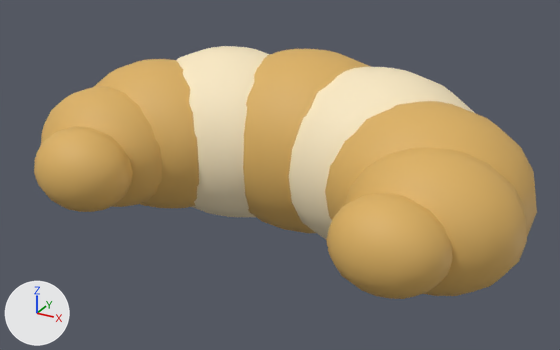
Before and after pictures for a commit that changed the glTF model game/assets/resources/models/croissant.glb.
Before and after are seen from a camera (50 mm lens) standing at (0.681, -1.25, 0.591) and looking at (0.001, -0.013, -0.027). Lighting does not change. The marker at lower left points along +X, +Y and +Z. The picture after the commit comes second. Vertices at exactly the same position are counted once.

Names of what the first picture shows: 'croissant'.
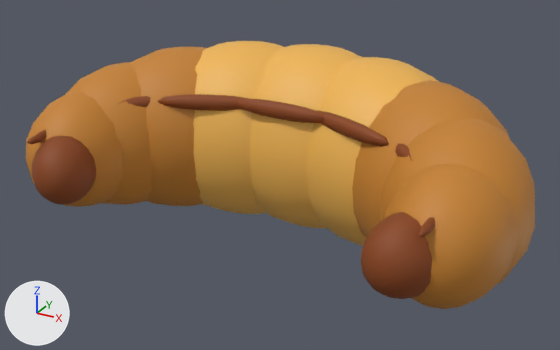
Changed parts and their boxes (x1, y1, x2, y2) in the pictures (560 x 350 px; the box of a moved part takes in the faces that stretch with it):
'croissant', recoloured, reshaped: before (34, 46, 537, 299); after (25, 41, 535, 309)
part 1 of me_sphere, added (brown): after (236, 99, 324, 123)
part 2 of me_sphere, moved or reshaped: before (41, 86, 162, 207); after (25, 92, 122, 207)
part 3 of me_sphere, moved or reshaped: before (325, 101, 537, 236); after (352, 80, 509, 238)
part 4 of me_sphere, moved or reshaped: before (345, 148, 527, 296); after (379, 118, 535, 285)
part 5 of me_sphere, moved or reshaped: before (177, 46, 269, 217); after (193, 41, 284, 214)
part 6 of me_sphere, added (orange): after (250, 44, 361, 228)
part 7 of me_sphere, moved or reshaped: before (289, 67, 475, 239); after (306, 57, 439, 246)
part 8 of me_sphere, rebuilt (35% narrower, 19% shorter): before (34, 127, 133, 212); after (32, 136, 96, 205)
part 9 of me_sphere, rebuilt: before (94, 59, 199, 208); after (130, 46, 207, 207)
part 10 of me_sphere, rebuilt: before (326, 193, 453, 299); after (361, 212, 432, 299)
part 11 of me_sphere, reshaped: before (243, 49, 371, 233); after (26, 62, 517, 309)

The edits, one by one:
Material 'croissant_gold' (mat_croissant_gold) changes colour from orange #ddb161 to orange #c5812c; in linear values from (0.72, 0.44, 0.12) to (0.56, 0.22, 0.025).
Material 'croissant_highlight' (mat_croissant_highlight) changes colour from beige #faeac4 to orange #efb552; in linear values from (0.96, 0.82, 0.55) to (0.86, 0.46, 0.085).
Material 'croissant_toast' (mat_croissant_toast) is new.
Its base color is (0.25, 0.055, 0.006) (brown #894212).
Its roughness is 0.66.
me_sphere is used by ob_croissant; location (0.0, 0.0, 0.0).
me_sphere had 1314 vertices, 2592 faces and spanned x -0.5..0.5, y -0.308..0.308, z -0.192..0.192.
me_sphere now has 2074 vertices, 4068 faces and spans x -0.5..0.5, y -0.316..0.316, z -0.197..0.197.
me_sphere part 1: a new loose piece, a UV sphere (10 segments, 6 rings, poles along z) spanning x -0.107..0.107, y -0.025..0.002, z 0.09..0.123, in mat_croissant_toast (brown #894212).
me_sphere part 2: the loose piece of 146 vertices spanning x -0.5..-0.19, y -0.233..0.015, z -0.124..0.124 is multiplied about its middle by the matrix ((0.68, -0.04, 0.0), (0.024, 1.14, 0.0), (0.0, 0.0, 0.967)), then moved by (-0.039, -0.026, 0.0).
me_sphere part 3: the loose piece of 146 vertices spanning x 0.092..0.491, y -0.155..0.164, z -0.16..0.16 is multiplied about its middle by the matrix ((-0.913, -0.147, 0.0), (0.149, 1.147, 0.0), (0.0, 0.0, 1.111)), then moved by (-0.015, 0.056, 0.0).
me_sphere part 4: the loose piece of 146 vertices spanning x 0.19..0.5, y -0.233..0.015, z -0.124..0.124 is multiplied about its middle by the matrix ((-0.912, -0.094, 0.0), (0.129, 1.409, 0.0), (0.0, 0.0, 1.238)), then moved by (0.014, 0.079, 0.0).
me_sphere part 5: the loose piece of 146 vertices spanning x -0.396..0.063, y -0.098..0.27, z -0.184..0.184 is multiplied about its middle by the matrix ((0.95, 0.103, 0.0), (0.097, 0.968, 0.0), (0.0, 0.0, 1.046)), then moved by (0.016, 0.035, 0.0).
me_sphere part 6: a new loose piece, a UV sphere (16 segments, 10 rings, poles along z) spanning x -0.233..0.233, y -0.031..0.316, z -0.197..0.197, in mat_croissant_highlight (orange #efb552).
me_sphere part 7: the loose piece of 146 vertices spanning x -0.063..0.396, y -0.098..0.27, z -0.184..0.184 is multiplied about its middle by the matrix ((-0.95, -0.103, 0.0), (0.097, 0.968, 0.0), (0.0, 0.0, 1.046)), then moved by (-0.016, 0.035, 0.0).
me_sphere part 8: the loose piece of 146 vertices spanning x -0.415..-0.211, y -0.308..-0.144, z -0.082..0.082 is rebuilt with 146 vertices and now spans x -0.412..-0.285, y -0.316..-0.162, z -0.068..0.068, in mat_croissant_toast (brown #894212).
me_sphere part 9: the loose piece of 146 vertices spanning x -0.491..-0.092, y -0.155..0.164, z -0.16..0.16 is rebuilt with 146 vertices and now spans x -0.459..-0.094, y -0.123..0.244, z -0.178..0.178.
me_sphere part 10: the loose piece of 146 vertices spanning x 0.211..0.415, y -0.308..-0.144, z -0.082..0.082 is rebuilt with 146 vertices and now spans x 0.285..0.412, y -0.316..-0.162, z -0.068..0.068, in mat_croissant_toast (brown #894212).
me_sphere part 11: 146 vertices removed from x -0.24..0.24, y -0.077..0.308, z -0.192..0.192; 708 vertices added at x -0.5..0.489, y -0.293..0.145, z -0.153..0.153.
me_sphere gains material mat_croissant_toast (brown #894212).
